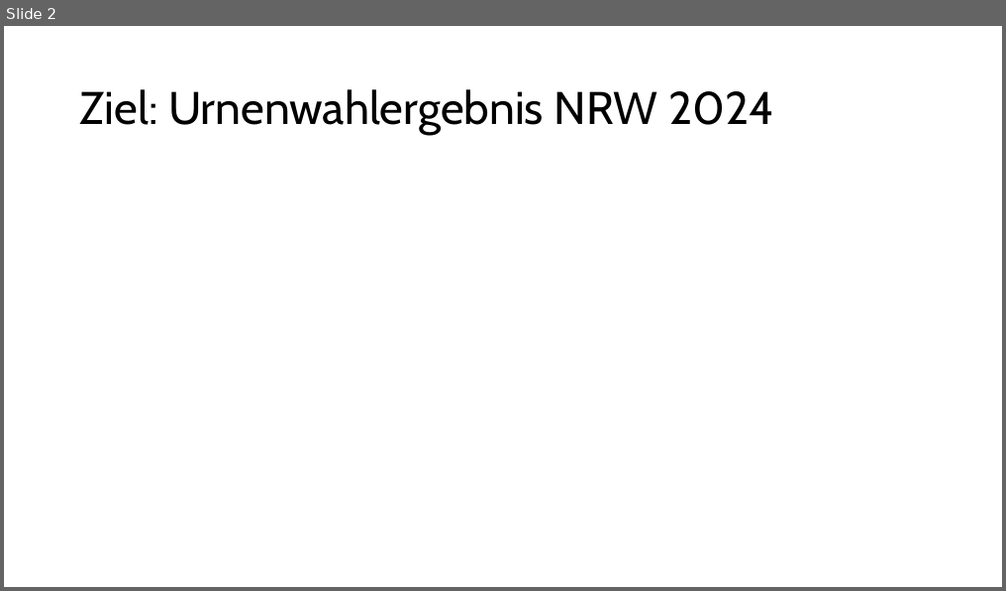
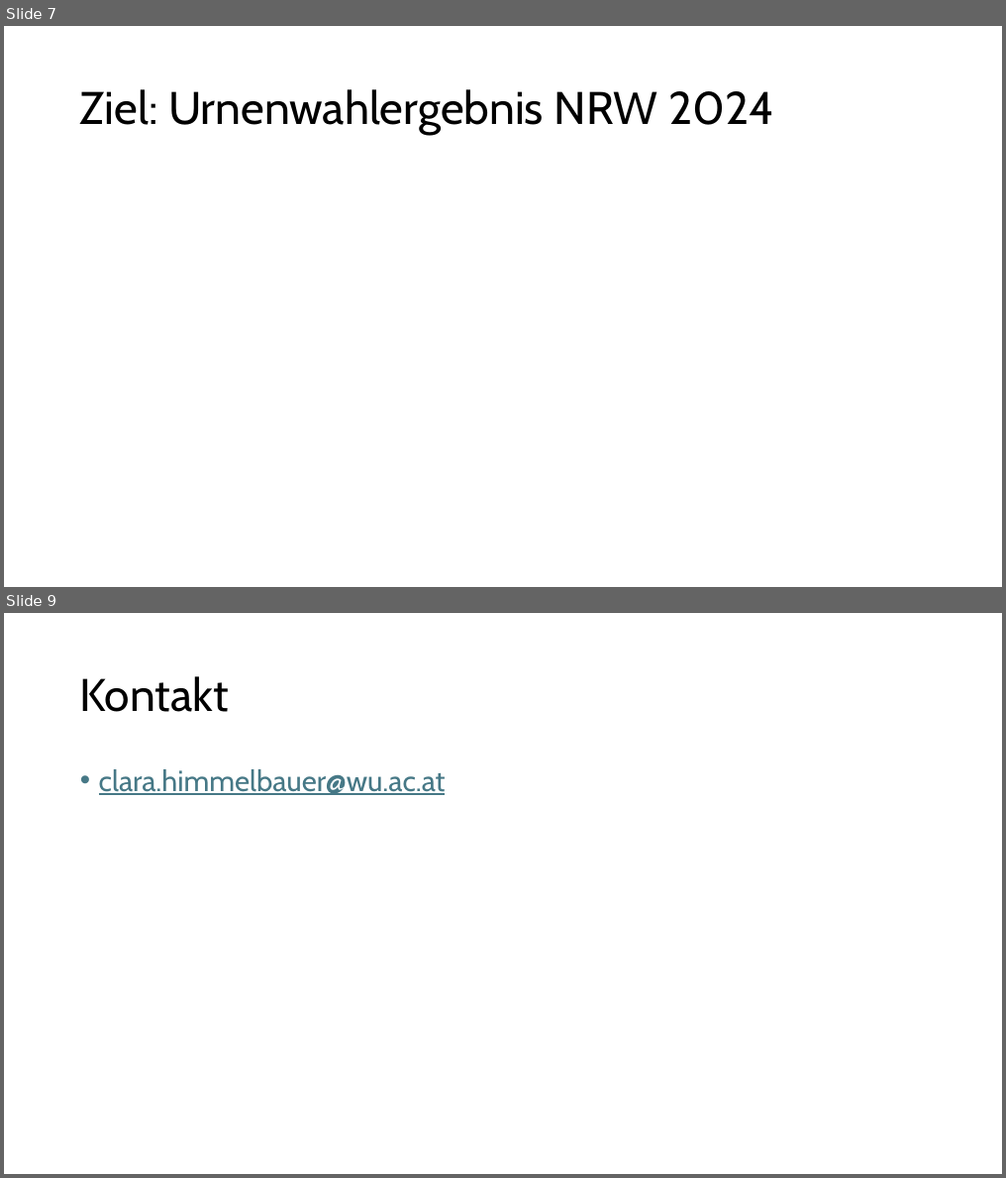
Before and after one commit to ClaraHimmelbauer/hirschwang-hochrechnung, a slide deck: report/presentation.pptx. Shown one above the other, each under a label of ours: slide 2 before the commit, slides 7 and 9 after it; the slides between them are not shown. The pictures are 1006x591 and 1006x1178 pixels, drawn with LibreOffice and Linux fonts; fonts in the diff are those of the drawing. Boxes give left, top, right and bottom in pixels: in the first picture for what was removed or moved away, otherwise in the second. Text is boxed around its words. In the diff, an @@ line names an element or a change of style, - is before the commit and + after.

```diff
--- a/report/presentation.pptx
+++ b/report/presentation.pptx
@@ slide 9 added at (4,613,1002,1174), background #FFFFFF @@
@@ title added at (80,676,229,712), 44 pt, text #000000 @@
+Kontakt
@@ text added at (99,769,446,795), 28 pt, text #467886, underline @@
+• clara.himmelbauer@wu.ac.at
@@ what was slide 2 is now slide 7 @@
```
Also in this commit, not shown: 6 other slides added, 1 slide removed, 10 other files.
